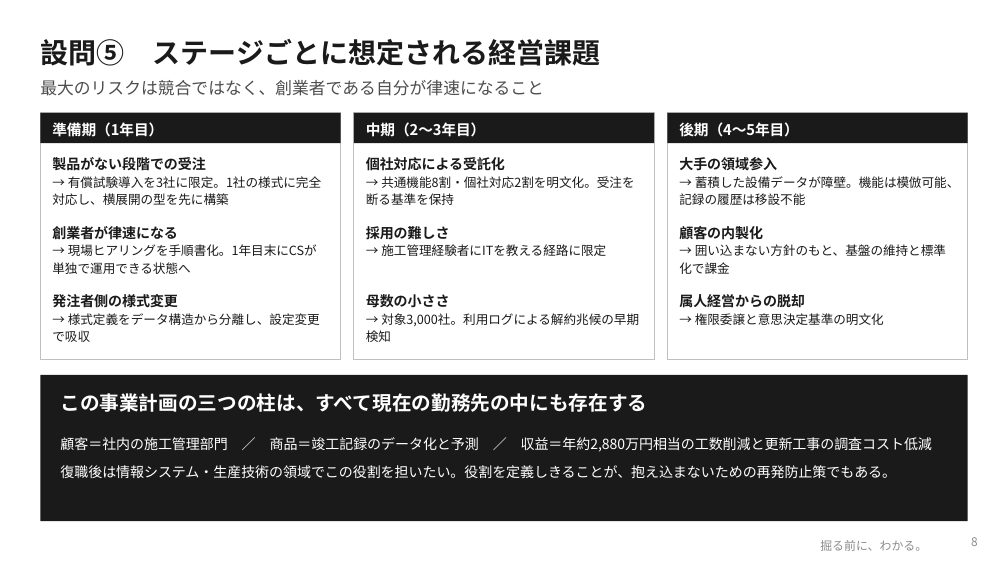
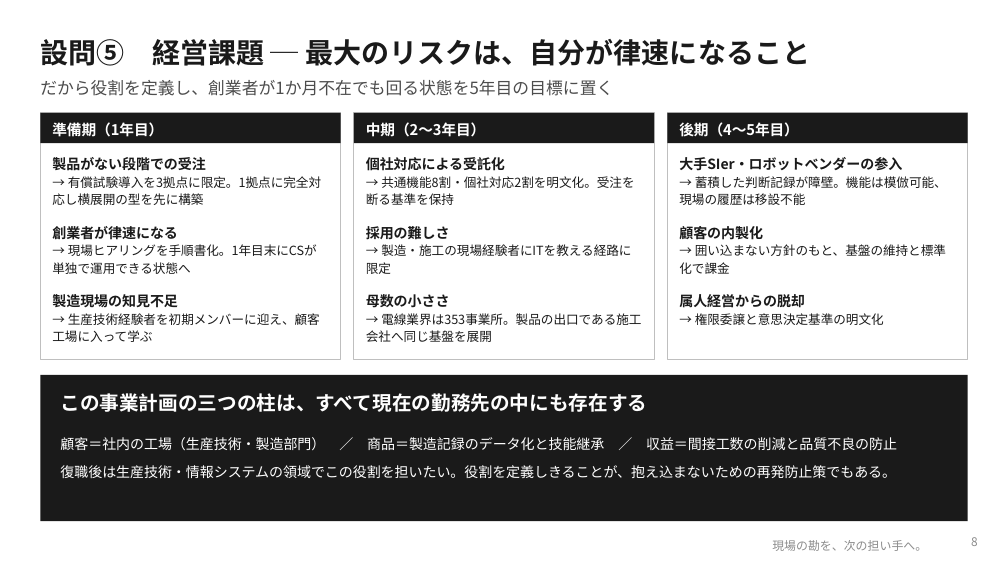
Before and after one commit to SEITOSHIKI/-ai-commute-audio-, a slide deck: slide 8 of deck/セルフマネジメント課題_事業構想プレゼン.pptx. Drawn at 1008x567 pixels with LibreOffice and Linux fonts; fonts in the diff are those of the drawing; background and template pictures are left out. Boxes give left, top, right and bottom in pixels: in the first picture for what was removed or moved away, otherwise in the second. Text is boxed around its words. In the diff, an @@ line names an element or a change of style, - is before the commit and + after.

```diff
--- a/deck/セルフマネジメント課題_事業構想プレゼン.pptx
+++ b/deck/セルフマネジメント課題_事業構想プレゼン.pptx
@@ text at [40,39,810,66]: text changed @@
-設問⑤ ステージごとに想定される経営課題
+設問⑤ 経営課題 ─ 最大のリスクは、自分が律速になること
@@ text at [40,80,613,96]: text changed @@
-最大のリスクは競合ではなく、創業者である自分が律速になること
+だから役割を定義し、創業者が1か月不在でも回る状態を5年目の目標に置く
@@ text at [68,176,321,188]: text changed @@
-→ 有償試験導入を3社に限定。1社の様式に完全対応し、横展開の型を先に構築
+→ 有償試験導入を3拠点に限定。1拠点に完全対応し横展開の型を先に構築
@@ text at [679,157,947,205]: text changed @@
-大手の領域参入
-→ 蓄積した設備データが障壁。機能は模倣可能、記録の履歴は移設不能
+大手SIer・ロボットベンダーの参入
+→ 蓄積した判断記録が障壁。機能は模倣可能、現場の履歴は移設不能
@@ text at [381,244,631,256]: text changed @@
-→ 施工管理経験者にITを教える経路に限定
+→ 製造・施工の現場経験者にITを教える経路に限定
@@ text at [52,294,320,342]: text changed @@
-発注者側の様式変更
-→ 様式定義をデータ構造から分離し、設定変更で吸収
+製造現場の知見不足
+→ 生産技術経験者を初期メンバーに迎え、顧客工場に入って学ぶ
@@ text at [366,313,641,342]: text changed @@
-→ 対象3,000社。利用ログによる解約兆候の早期検知
+→ 電線業界は353事業所。製品の出口である施工会社へ同じ基盤を展開
@@ text at [60,437,897,478]: text changed @@
-顧客＝社内の施工管理部門 ／ 商品＝竣工記録のデータ化と予測 ／ 収益＝年約2,880万円相当の工数削減と更新工事の調査コスト低減
-復職後は情報システム・生産技術の領域でこの役割を担いたい。役割を定義しきることが、抱え込まないための再発防止策でもある。
+顧客＝社内の工場（生産技術・製造部門） ／ 商品＝製造記録のデータ化と技能継承 ／ 収益＝間接工数の削減と品質不良の防止
+復職後は生産技術・情報システムの領域でこの役割を担いたい。役割を定義しきることが、抱え込まないための再発防止策でもある。
@@ text added at [772,540,927,551], 8.5 pt, text #8C8C8C @@
+現場の勘を、次の担い手へ。
@@ text removed at [820,540,927,551] @@
-掘る前に、わかる。
```
Also in this commit, not shown: 5 other slides changed, 2 slides added, 2 slides removed, 8 other files.
